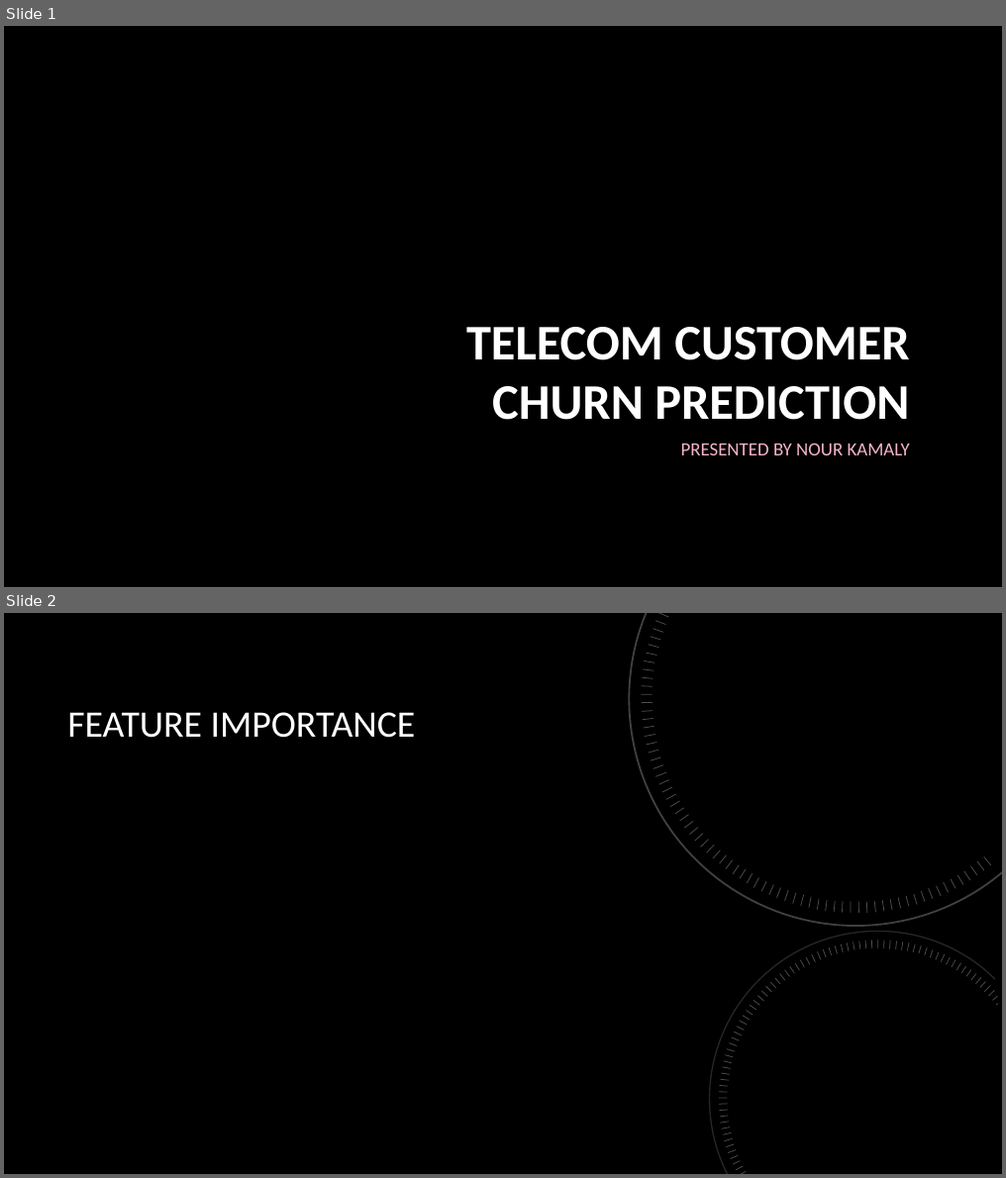
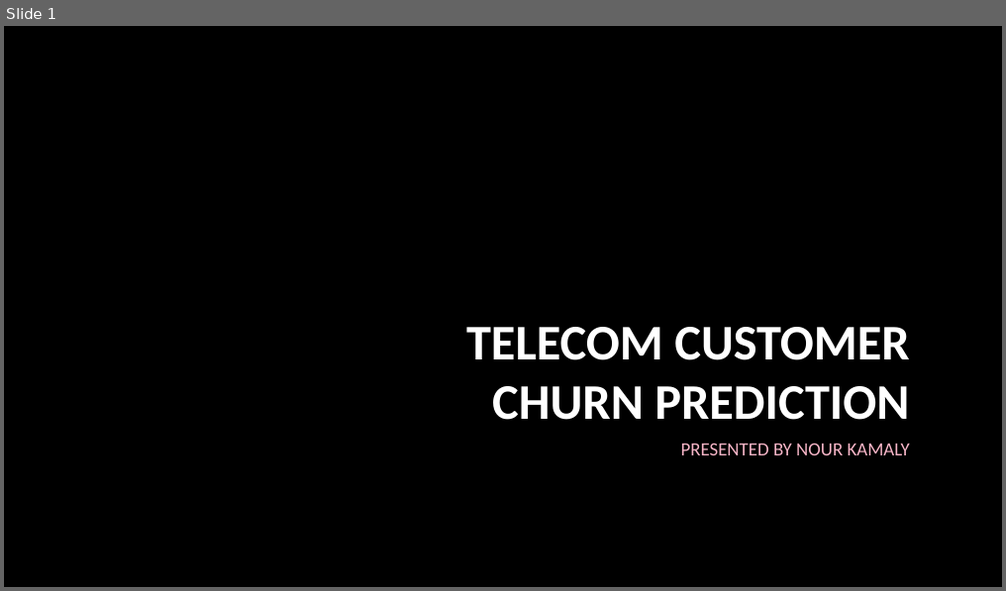
Before and after one commit to NourKamaly/TelecomCustomerChurnPrediction, a slide deck: 6. Documentation/Telecom Customer Churn Prediction.pptx. Shown one above the other, each under a label of ours: slides 1 and 2 before the commit, slide 1 after it. The pictures are 1006x1178 and 1006x591 pixels, drawn with LibreOffice and Linux fonts; fonts in the diff are those of the drawing; background and template pictures are left out. Boxes give left, top, right and bottom in pixels: in the first picture for what was removed or moved away, otherwise in the second. Text is boxed around its words. In the diff, an @@ line names an element or a change of style, - is before the commit and + after.

```diff
--- a/6. Documentation/Telecom Customer Churn Prediction.pptx
+++ b/6. Documentation/Telecom Customer Churn Prediction.pptx
@@ slide 2 removed at <box>4,613,1002,1174</box>, background picture (left out) @@
@@ title removed at <box>67,712,416,738</box> @@
-FEATURE IMPORTANCE
@@ group removed at <box>594,613,1002,973</box>: 69 lines, 1 freeform shape @@
@@ group removed at <box>694,919,1002,1174</box>: 77 lines, 1 freeform shape @@
```
Also in this commit, not shown: 8 slides added, 4 other slides removed.
